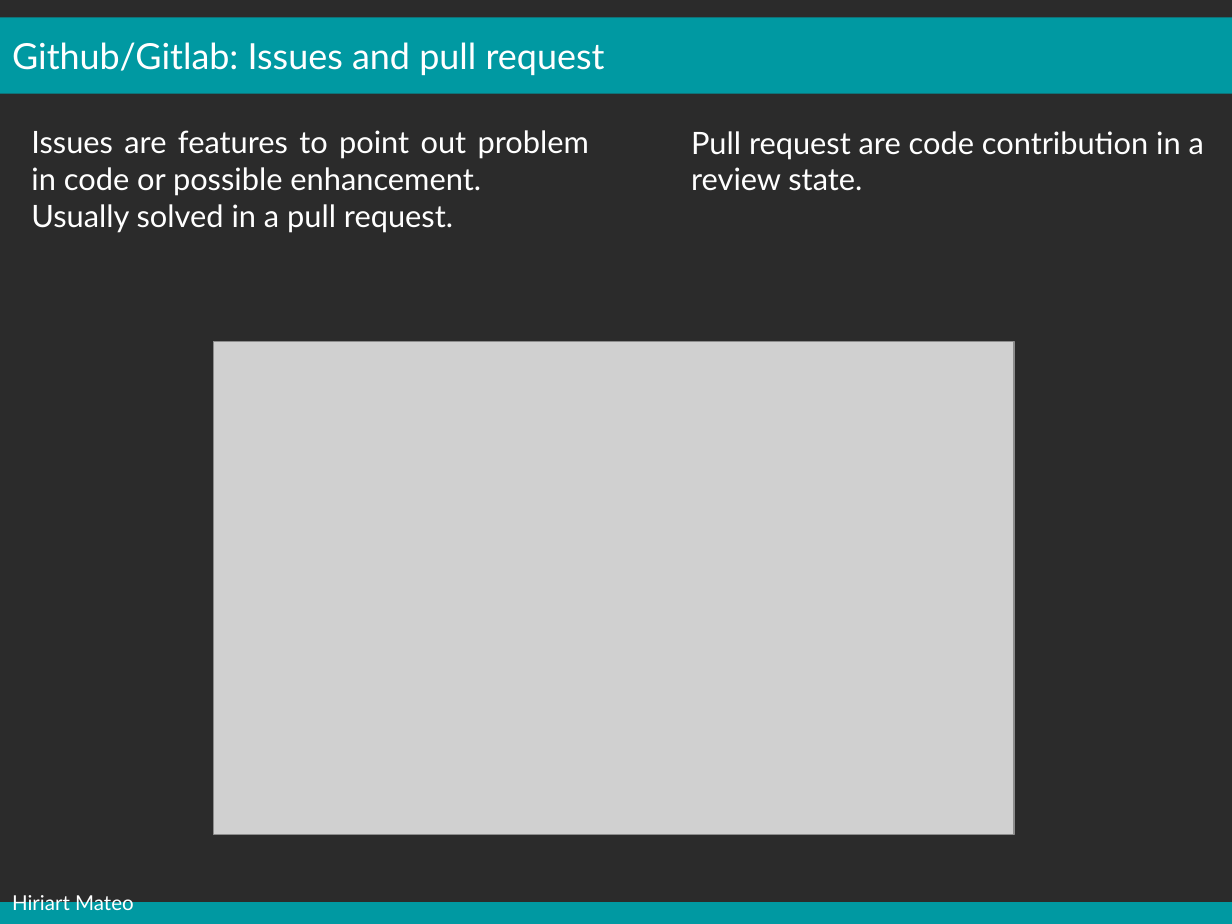
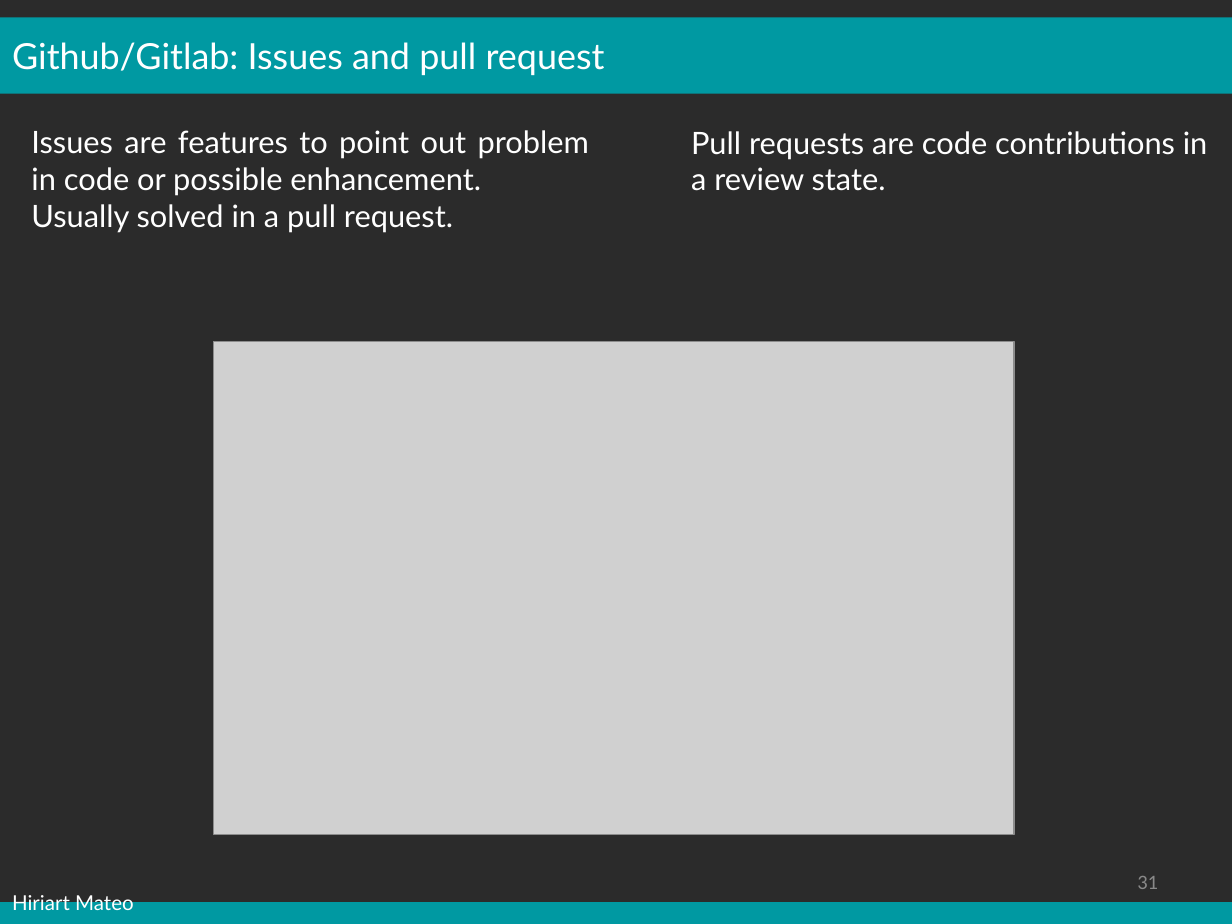
Before and after one commit to mesocentre-clermont-auvergne/formation_fair, a slide deck: slide 31 of fair_versionnage/versionnage_cours/cours.odp. Drawn at 1232x924 pixels with LibreOffice and Linux fonts; fonts in the diff are those of the drawing; grey boxes stand for pictures; background and template pictures are left out; a plain dark background stands for a picture behind light text. Boxes give left, top, right and bottom in pixels: in the first picture for what was removed or moved away, otherwise in the second. Text is boxed around its words. In the diff, an @@ line names an element or a change of style, - is before the commit and + after.

```diff
--- a/fair_versionnage/versionnage_cours/cours.odp
+++ b/fair_versionnage/versionnage_cours/cours.odp
@@ text at bbox=[691, 131, 1208, 191]: text changed @@
-Pull request are code contribution in a review state.
+Pull requests are code contributions in a review state.
@@ page number added at bbox=[1137, 876, 1158, 889], 12 pt, text #898989 @@
+31
```
Also in this commit, not shown: 32 other slides changed, 1 other file.
